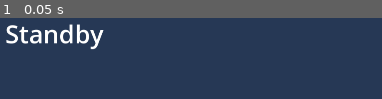
Above: before the commit, frame 1.
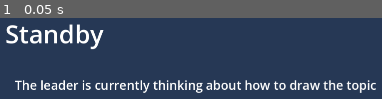
Above: after the commit, the same moment.

Repository: pvmathew/denliner
Game: Godot game, scene res://Scenes/Standby/standby.tscn
Same seed, same stepped clock (60 frames per second), same inputs: the game is played once before the commit and once after it. This scene is started directly instead of the project's main scene.
Inputs:
- Up to frame 1 (0.05 s): no input

The runs differ from the first frame. In frame 1, 5.1% of the frame differs, in the area x 3-99%, y 76-93%.

Commit message:
Give peer status update while in standby

Diff:
--- a/Global/game_data.gd
+++ b/Global/game_data.gd
@@ -1,6 +1,7 @@
 extends Node
 
 signal drawing_timer_ended
+signal player_status_update
 
 var topic = ""
 
@@ -13,6 +14,11 @@
 func _ready():
 	drawing_timer_ended.connect(_on_drawing_timer_ended)
 
+@rpc("any_peer")
+func update_player_status(status):
+	var peer_id = multiplayer.get_remote_sender_id()
+	player_status_update.emit(peer_id, status)
+
 func _on_drawing_timer_ended():
 	var peer_id = multiplayer.get_unique_id()
 	rpc("save_drawing_rpc", drawing)
--- a/Scenes/Drawing/first_drawing.gd
+++ b/Scenes/Drawing/first_drawing.gd
@@ -2,6 +2,7 @@
 
 func _ready():
 	$TopicPanel/Topic.text += GameData.topic
+	GameData.rpc("update_player_status", "drawing")
 
 func _process(delta):
 	var time_left = $Timer.time_left
--- /dev/null
+++ b/Scenes/Standby/standby.gd
@@ -0,0 +1,9 @@
+extends Control
+
+func _ready():
+	GameData.player_status_update.connect(_on_player_status_update)
+	$CurrentStatus.text = "The leader is currently thinking about how to draw the topic"
+
+
+func _on_player_status_update(peer_id, status):
+	$CurrentStatus.text = "Peer with id %d is currently %s" % [peer_id, status]
--- a/Scenes/Standby/standby.tscn
+++ b/Scenes/Standby/standby.tscn
@@ -1,4 +1,9 @@
-[gd_scene format=3 uid="uid://ces80ustb677t"]
+[gd_scene load_steps=3 format=3 uid="uid://ces80ustb677t"]
+
+[ext_resource type="Script" path="res://Scenes/Standby/standby.gd" id="1_2v00j"]
+
+[sub_resource type="Theme" id="Theme_hptoe"]
+default_font_size = 30
 
 [node name="Standby" type="Control"]
 layout_mode = 3
@@ -7,8 +12,9 @@
 anchor_bottom = 1.0
 grow_horizontal = 2
 grow_vertical = 2
+script = ExtResource("1_2v00j")
 
-[node name="Label" type="Label" parent="."]
+[node name="StandBy" type="Label" parent="."]
 layout_mode = 0
 offset_left = 808.0
 offset_top = 56.0
@@ -17,3 +23,13 @@
 theme_override_font_sizes/font_size = 60
 text = "Standby
 "
+
+[node name="CurrentStatus" type="Label" parent="."]
+layout_mode = 0
+offset_left = 831.0
+offset_top = 200.0
+offset_right = 1061.0
+offset_bottom = 242.0
+theme = SubResource("Theme_hptoe")
+text = "Some Text Here
+"
